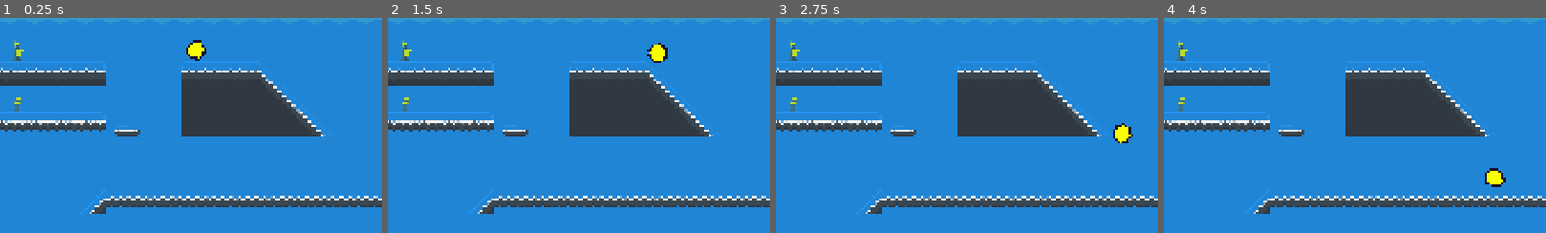
Above: before the commit, frames 1-4 (left to right).
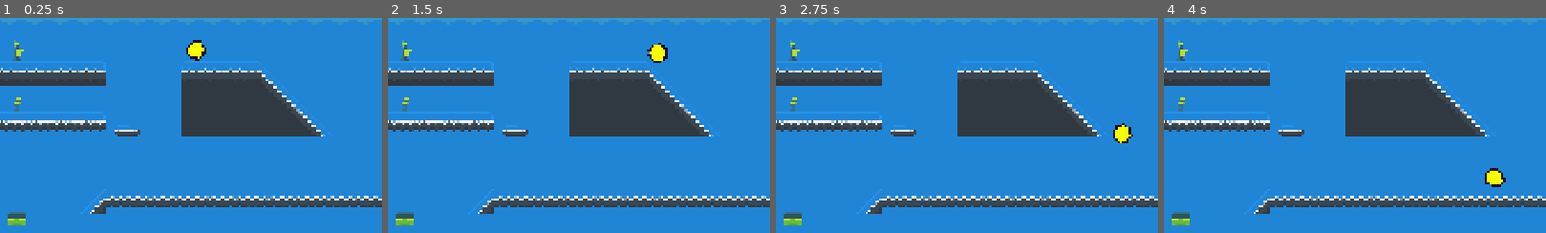
Above: after the commit, the same moments.

Repository: Shreyashz/couch-coop
Game: Godot game, scene res://Level/LEVEL_6.tscn
Same seed, same stepped clock (60 frames per second), same inputs: the game is played once before the commit and once after it. This scene is started directly instead of the project's main scene.
Inputs:
- Up to frame 1 (0.25 s): no input
- Up to frame 2 (1.5 s): hold ` (AdminTrigger) 0.53-1.28 s; hold D (p1_move_right) from 0.53 s (still down); tap Q (p1_jump) at 0.77 s; tap E (p1_interact) at 1.35 s
- Up to frame 3 (2.75 s): tap Q (p1_jump) at 1.52 s; release D (p1_move_right) at 2.03 s; hold A (p1_move_left) from 2.03 s (still down); hold ` (AdminTrigger) from 2.03 s (still down)
- Up to frame 4 (4 s): release A (p1_move_left) at 2.78 s; release ` (AdminTrigger) at 2.78 s; hold D (p1_move_right) from 2.78 s (still down); tap E (p1_interact) at 2.85 s; tap Q (p1_jump) at 3.02, 3.77 s; hold ` (AdminTrigger) from 3.53 s (still down)
The pictures show only the part of the screen within x 30-80%, y 3-53%; the shares and areas given below are measured in that part.

The runs differ from the first frame. In frame 1, 0.3% of the frame differs, in the area x 2-7%, y 90-97%; in frame 2, 0.3%; in frame 3, 0.3%; in frame 4, 0.3%.

Commit message:
opacity issue

Diff:
--- a/Level/LEVEL_6.tscn
+++ b/Level/LEVEL_6.tscn
@@ -11,6 +11,7 @@
 [ext_resource type="PackedScene" uid="uid://byhxdnfw87g66" path="res://Prefab/platformsWithPaths.tscn" id="9_c5b0k"]
 [ext_resource type="PackedScene" uid="uid://bwxy4axydb8e4" path="res://Prefab/one_way_platform.tscn" id="10_xui6b"]
 [ext_resource type="PackedScene" uid="uid://bdvv8q2xvdujt" path="res://Prefab/Moving_platform_switch.tscn" id="11_xui6b"]
+[ext_resource type="PackedScene" uid="uid://cy24awk5vl72a" path="res://Prefab/fallingPlatform.tscn" id="12_3csi7"]
 
 [sub_resource type="Curve2D" id="Curve2D_8ja3f"]
 _data = {
@@ -72,3 +73,6 @@
 [node name="Switch" parent="." node_paths=PackedStringArray("platform") instance=ExtResource("11_xui6b")]
 position = Vector2(-835, 99)
 platform = NodePath("../Platforms W_Path")
+
+[node name="Falling_Platform" parent="." instance=ExtResource("12_3csi7")]
+position = Vector2(-578, 36)
--- a/Level/LEVEL_7.tscn
+++ b/Level/LEVEL_7.tscn
@@ -76,7 +76,7 @@
 position = Vector2(258, 35)
 curve = SubResource("Curve2D_dprr3")
 loop = true
-speed = 4.0
+speed = 4.5
 speed_scale = 3.0
 Stopped = true
 
--- a/Prefab/one_way_platform.tscn
+++ b/Prefab/one_way_platform.tscn
@@ -16,3 +16,4 @@
 [node name="CollisionShape2D" type="CollisionShape2D" parent="."]
 shape = SubResource("RectangleShape2D_xui6b")
 one_way_collision = true
+one_way_collision_margin = 10.0
--- a/togglable_Wall.gd
+++ b/togglable_Wall.gd
@@ -8,9 +8,7 @@
 func _do_toggle():
 	var was_disabled = collision_shape_2d.disabled
 	collision_shape_2d.disabled = !was_disabled
-	match modulate.a:
-		0.5:
-			modulate.a = 1
-		1:
-			modulate.a = 0.5
-	print("Colisión ahora está: ", collision_shape_2d.disabled)
+	if(modulate.a == 1):
+		modulate.a = 0.5
+	else:
+		modulate.a = 1
Not shown: 1 places in Level/LEVEL_6.tscn that only renumber resources
